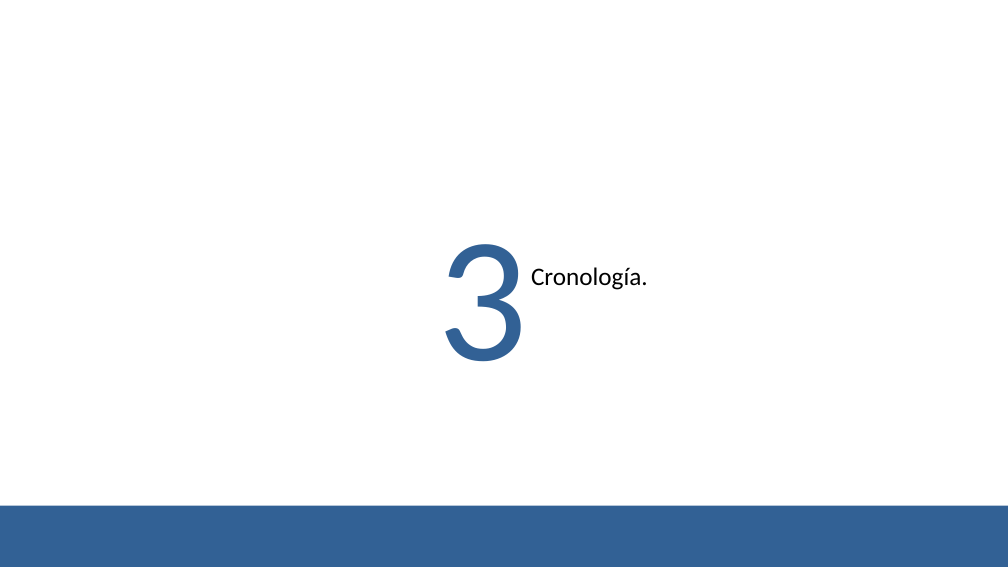
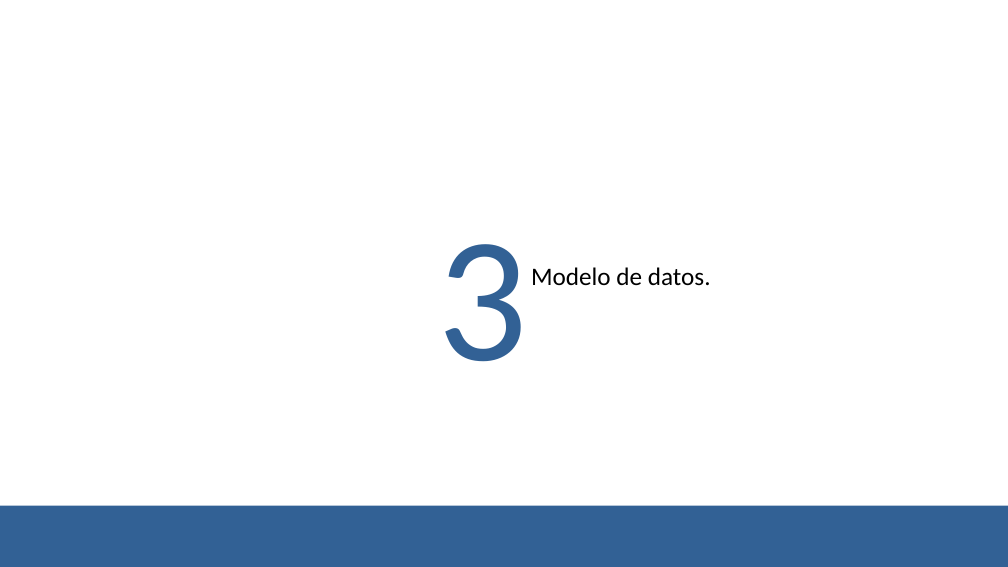
Before and after one commit to ajl618/EorzeArm, a slide deck: slide 6 of DRA-EorzeArm.pptx. Drawn at 1008x567 pixels with LibreOffice and Linux fonts; fonts in the diff are those of the drawing; background and template pictures are left out. Boxes give left, top, right and bottom in pixels: in the first picture for what was removed or moved away, otherwise in the second. Text is boxed around its words. In the diff, an @@ line names an element or a change of style, - is before the commit and + after.

```diff
--- a/DRA-EorzeArm.pptx
+++ b/DRA-EorzeArm.pptx
@@ subtitle at (531,267,711,286): text changed @@
-Cronología.
+Modelo de datos.
```
Also in this commit, not shown: 3 other slides changed, 2 slides added.
